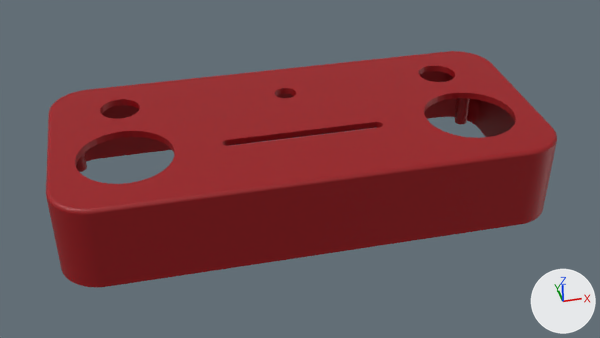
Before and after pictures for a commit that changed the Blender file 3D_PROTOTYPE/FADETUBE_DJ_MIDI_CONTROLLER_v2.blend.
The view is the same before and after, from the file's camera 'Camera'. Lighting does not change. The marker at lower right points along +X, +Y and +Z.

Objects in the first picture: 'TOP CASE'.
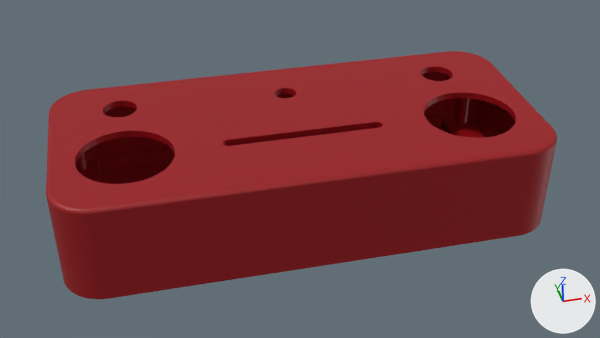
Not drawn themselves, but carrying or shaping drawn objects: ob_m3_mount_case_3_2, ob_m3_mount_case_1_2, ob_m3_mount_case_2_2, ob_m3_mount_case_4_2, ob_hole_play_btn_a, ob_hole_play_btn_b, ob_hole_load_btn_a, ob_hole_load_btn_b, ob_negativo_bottom.

Changed parts and their boxes (x1, y1, x2, y2) in the pictures (600 x 338 px; the box of a moved part takes in the faces that stretch with it):
'TOP CASE', reshaped
    both: (46, 51, 557, 287)
'BOTTOM CASE', shown, added (red)
    after: (62, 117, 543, 299)
'Bottom_Reinforcement.001', added (red)
    after: (97, 114, 442, 168)
part 1 of me_bottom_case, moved or reshaped (not visible before)
    after: (62, 211, 543, 299)

What the commit changed:
me_bottom_case has 248 vertices, 126 faces and spans x -0.085..0.085, y -0.038..0.041, z -0.001..0.001.
me_bottom_case is used by ob_bottom_case; location (0.0, 0.0, -0.0208); scale (1.0, 1.0, 1.6).
me_bottom_case part 1: all 124 vertices in x -0.085..0.085, y -0.038..0.041, z -0.001 are moved by (0.0, 0.0, -0.001).
Mesh me_cube_003 is new.
It is a box spanning x -0.0714..0.0707, y -0.036..0.0386, z -0.0385..-0.031.
Mesh me_cube_005 is new.
It consists of a box spanning x -0.0011..0.0011, y -0.0707..0.0714, z -0.002..0.0035; a box spanning x -0.0731..-0.0709, y -0.0707..0.0714, z -0.002..0.0035.
It uses material mat_plástico_rojo_pbr (red #99000c).
Object 'BOTTOM CASE' (ob_bottom_case) is now shown.
Object 'M3 MOUNT CASE 3.2' (ob_m3_mount_case_3_2) is rescaled from (0.64, 0.64, 1.0) to (0.7, 0.7, 1.0).
Object 'M3 MOUNT CASE 1.2' (ob_m3_mount_case_1_2) is rescaled from (0.64, 0.64, 1.0) to (0.7, 0.7, 1.0).
Object 'M3 MOUNT CASE 2.2' (ob_m3_mount_case_2_2) is rescaled from (0.64, 0.64, 1.0) to (0.7, 0.7, 1.0).
Object 'M3 MOUNT CASE 4.2' (ob_m3_mount_case_4_2) is rescaled from (0.64, 0.64, 1.0) to (0.7, 0.7, 1.0).
Object 'HOLE PLAY BTN A' (ob_hole_play_btn_a) is rescaled from (1.0, 1.0, 66.7) to (1.01, 1.01, 66.7).
Object 'HOLE PLAY BTN B' (ob_hole_play_btn_b) is rescaled from (1.0, 1.0, 66.7) to (1.01, 1.01, 66.7).
Object 'HOLE LOAD BTN A' (ob_hole_load_btn_a) is rescaled from (0.438, 0.438, 66.7) to (0.381, 0.381, 66.7).
Object 'HOLE LOAD BTN B' (ob_hole_load_btn_b) is rescaled from (0.438, 0.438, 66.7) to (0.381, 0.381, 66.7).
Object 'Negativo_Bottom' (ob_negativo_bottom) is new; it shows me_cube_003.
Its location is (0.0, 0.0, 0.0167).
It is now shown.
Object 'Bottom_Reinforcement.001' (ob_bottom_reinforcement_001) is new; it shows me_cube_005.
Its location is (0.0, 0.0373, -0.0208).
Its rotation in degrees is (0, 0, 90).
